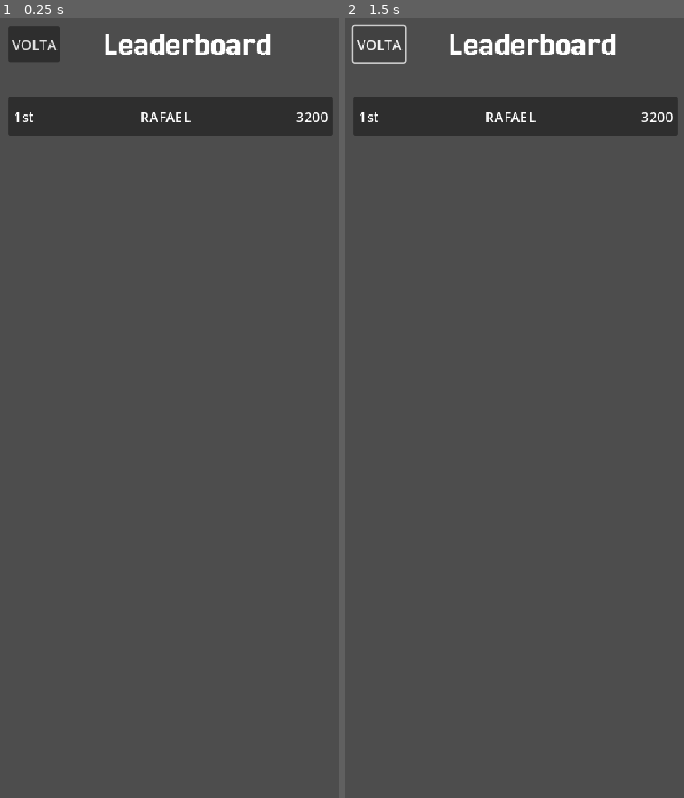
Above: before the commit, frames 1-2 (left to right).
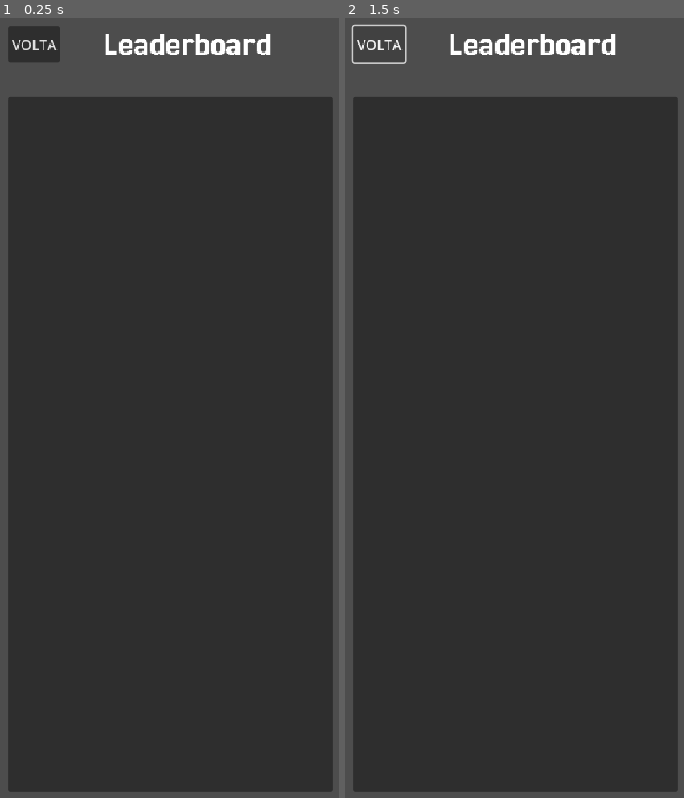
Above: after the commit, the same moments.

Repository: Juawo/space-shooter
Game: Godot game, scene res://scenes/ui/Leaderboard/leaderboard.tscn
Same seed, same stepped clock (60 frames per second), same inputs: the game is played once before the commit and once after it. This scene is started directly instead of the project's main scene.
Inputs:
- Up to frame 1 (0.25 s): no input
- Up to frame 2 (1.5 s): click "VOLTA" at 0.5 s; tap Enter at 1.25 s; hold Right (ui_right) from 1.28 s (still down)

The runs differ from the first frame. In frame 1, 81% of the frame differs, in the area x 2-99%, y 12-100%; in frame 2, 81%.

Commit message:
Refactor leaderboard and player registration scenes; update API integration and save manager for improved functionality

Diff:
--- a/scenes/ui/Leaderboard/leaderboard.tscn
+++ b/scenes/ui/Leaderboard/leaderboard.tscn
@@ -1,8 +1,7 @@
-[gd_scene load_steps=4 format=3 uid="uid://c3hvl54is461g"]
+[gd_scene load_steps=3 format=3 uid="uid://c3hvl54is461g"]
 
 [ext_resource type="FontFile" uid="uid://d30hgfkq7jl3v" path="res://assets/ui/fonts/Jersey_25/Jersey25-Regular.ttf" id="1_56s4t"]
 [ext_resource type="Script" uid="uid://bsx2i8a6wuf2h" path="res://scripts/ui/Leaderboard/leaderboard.gd" id="1_eprmh"]
-[ext_resource type="PackedScene" uid="uid://b46evhfp1l253" path="res://scenes/ui/Leaderboard/leaderboard_row.tscn" id="2_rt7n8"]
 
 [node name="Leaderboard" type="Control"]
 layout_mode = 3
@@ -46,14 +45,27 @@
 text = "Leaderboard"
 horizontal_alignment = 1
 
-[node name="ScrollContainer" type="ScrollContainer" parent="MarginContainer/VBoxContainer"]
+[node name="Panel" type="Panel" parent="MarginContainer/VBoxContainer"]
 layout_mode = 2
 size_flags_vertical = 3
 
-[node name="VBoxContainer" type="VBoxContainer" parent="MarginContainer/VBoxContainer/ScrollContainer"]
+[node name="MarginContainer" type="MarginContainer" parent="MarginContainer/VBoxContainer/Panel"]
+layout_mode = 1
+anchors_preset = 15
+anchor_right = 1.0
+anchor_bottom = 1.0
+grow_horizontal = 2
+grow_vertical = 2
+theme_override_constants/margin_left = 10
+theme_override_constants/margin_top = 10
+theme_override_constants/margin_right = 10
+theme_override_constants/margin_bottom = 10
+
+[node name="ScrollContainer" type="ScrollContainer" parent="MarginContainer/VBoxContainer/Panel/MarginContainer"]
+layout_mode = 2
+size_flags_vertical = 3
+
+[node name="VBoxContainer" type="VBoxContainer" parent="MarginContainer/VBoxContainer/Panel/MarginContainer/ScrollContainer"]
 layout_mode = 2
 size_flags_horizontal = 3
 size_flags_vertical = 3
-
-[node name="LeaderboardRow" parent="MarginContainer/VBoxContainer/ScrollContainer/VBoxContainer" instance=ExtResource("2_rt7n8")]
-layout_mode = 2
--- a/scenes/ui/Leaderboard/leaderboard_row.tscn
+++ b/scenes/ui/Leaderboard/leaderboard_row.tscn
@@ -1,16 +1,17 @@
-[gd_scene load_steps=2 format=3 uid="uid://b46evhfp1l253"]
+[gd_scene load_steps=3 format=3 uid="uid://b46evhfp1l253"]
 
 [ext_resource type="Script" uid="uid://drixw8vn2r37j" path="res://scripts/ui/Leaderboard/leaderboard_row.gd" id="1_2i4rx"]
+[ext_resource type="FontFile" uid="uid://d30hgfkq7jl3v" path="res://assets/ui/fonts/Jersey_25/Jersey25-Regular.ttf" id="2_1trfm"]
 
 [node name="LeaderboardRow" type="Control"]
-custom_minimum_size = Vector2(250, 45)
+custom_minimum_size = Vector2(230, 45)
 layout_mode = 3
-anchors_preset = 14
-anchor_top = 0.5
+anchors_preset = 10
 anchor_right = 1.0
-anchor_bottom = 0.5
+offset_bottom = 45.0
 grow_horizontal = 2
-grow_vertical = 2
+pivot_offset = Vector2(-268, 52)
+size_flags_horizontal = 3
 script = ExtResource("1_2i4rx")
 
 [node name="Panel" type="Panel" parent="."]
@@ -39,17 +40,26 @@
 layout_mode = 2
 theme_override_constants/separation = 60
 
-[node name="position" type="Label" parent="MarginContainer/HBoxContainer"]
+[node name="rank_label" type="Label" parent="MarginContainer/HBoxContainer"]
 layout_mode = 2
 size_flags_horizontal = 0
+theme_override_fonts/font = ExtResource("2_1trfm")
+theme_override_font_sizes/font_size = 18
 text = "1st"
 
-[node name="name" type="Label" parent="MarginContainer/HBoxContainer"]
+[node name="nickname_label" type="Label" parent="MarginContainer/HBoxContainer"]
 layout_mode = 2
-size_flags_horizontal = 6
+size_flags_horizontal = 3
+theme_override_fonts/font = ExtResource("2_1trfm")
+theme_override_font_sizes/font_size = 18
 text = "RAFAEL"
+horizontal_alignment = 1
+clip_text = true
+text_overrun_behavior = 1
 
-[node name="score" type="Label" parent="MarginContainer/HBoxContainer"]
+[node name="high_score_label" type="Label" parent="MarginContainer/HBoxContainer"]
 layout_mode = 2
 size_flags_horizontal = 8
+theme_override_fonts/font = ExtResource("2_1trfm")
+theme_override_font_sizes/font_size = 18
 text = "3200"
--- a/scripts/game/api-manager.gd
+++ b/scripts/game/api-manager.gd
@@ -2,19 +2,22 @@
 
 signal highscores_received(data)
 
-var API_URL_BASE := "https://madalyn-thoroughgoing-continuedly.ngrok-free.dev"
+var API_URL_BASE := "https://madalyn-thoroughgoing-continuedly.ngrok-free.dev/"
 var headers_base = ["Content-Type: application/json"]
 
 var player_create_dto : Dictionary = {
-	"nickname" : "Joaopaulo",
+	"nickname" : "Jpp",
 	"country" : "Brasil",
-	"age" : 20
+	"age" : 19
 }
+
+func _ready() -> void:
+	if SaveManager.player_id == "":
+		register_player(player_create_dto)
 
 func register_player(data : Dictionary):
 	var request = HTTPRequest.new()
 	add_child(request)
-
 	request.request_completed.connect(_on_register_request_completed)
 
 	var url = API_URL_BASE+"/api/Player"
@@ -31,7 +34,7 @@
 
 	var json = JSON.parse_string(body.get_string_from_utf8())
 	if json:
-		# Salvando o ID retornado pela sua API (PlayerDto)
+		# Salvando o ID retornado pela  API (PlayerDto)
 		SaveManager.player_id = json.playerId
 		SaveManager.player_nickname = json.nickname
 		SaveManager.save_data()
@@ -66,19 +69,25 @@
 		print("HighScore atualizado com sucesso (PUT)!")
 	request_node.queue_free()
 
-func get_all_highscores():
+func get_leaderboard():
 	var request = HTTPRequest.new()
 	add_child(request)
 	request.request_completed.connect(_on_all_score_sync.bind(request))
 
-	var url = API_URL_BASE+"/api/HighScore/%s" % [SaveManager.player_id]
+	print("ID : " + SaveManager.player_id)
+
+	var url = API_URL_BASE+"api/HighScore/leaderboard/%s" % [SaveManager.player_id]
+	print(url)
+
 	var err = request.request(url, headers_base, HTTPClient.METHOD_GET)
 	if err != OK:
 		printerr("GET HIGHSCORE - Erro ao iniciar a requisicao HTTP")
 
 func _on_all_score_sync(result, response_code, headers, body, request_node):
+	print("Status code : " + str(response_code))
 	if response_code == 200:
 		var json = JSON.parse_string(body.get_string_from_utf8())
 		highscores_received.emit(json)
+		print(json)
 
 	request_node.queue_free()
--- a/scripts/game/save-manager.gd
+++ b/scripts/game/save-manager.gd
@@ -13,7 +13,6 @@
 	# OS.SYSTEM_DIR_DOWNLOADS pega a pasta correta no Ubuntu ou Android
 	var download_dir = OS.get_system_dir(OS.SYSTEM_DIR_DOWNLOADS)
 	file_path = download_dir + "/space-shooter-save.json"
-	print("O arquivo será salvo em: ", file_path)
 	load_data()
 
 func save_data () -> void:
--- a/scripts/ui/Leaderboard/leaderboard.gd
+++ b/scripts/ui/Leaderboard/leaderboard.gd
@@ -1,13 +1,17 @@
 extends Control
 
-@onready var v_box_container: VBoxContainer = $MarginContainer/VBoxContainer/ScrollContainer/VBoxContainer
+@onready var v_box_container: VBoxContainer = $MarginContainer/VBoxContainer/Panel/MarginContainer/ScrollContainer/VBoxContainer
 var row_scene := preload("res://scenes/ui/Leaderboard/leaderboard_row.tscn")
 
 func _ready() -> void:
 	ApiManager.highscores_received.connect(populate_leaderboard)
+	ApiManager.get_leaderboard()
 
-func populate_leaderboard(data : Dictionary):
-	for player in data:
+func populate_leaderboard(data : Array):
+	if  data is not Array:
+		printerr("Leaderboard recebida nao e um array!")
+		return
+	for i in range(len(data)):
 		var new_scene = row_scene.instantiate()
-
 		v_box_container.add_child(new_scene)
+		new_scene.populate(data[i], i+1)
--- a/scripts/ui/Leaderboard/leaderboard_row.gd
+++ b/scripts/ui/Leaderboard/leaderboard_row.gd
@@ -1 +1,31 @@
 extends Control
+
+@export var rank_pos : String
+@export var nickname : String
+@export var high_score : int
+@export var base_color : Color
+
+@onready var rank_label: Label = $MarginContainer/HBoxContainer/rank_label
+@onready var nickname_label: Label = $MarginContainer/HBoxContainer/nickname_label
+@onready var high_score_label: Label = $MarginContainer/HBoxContainer/high_score_label
+
+func populate(data : Dictionary, rank : int) :
+	rank_label.text = rank_text(rank)
+	#rank_label.theme_override_colors.font_color = base_color
+
+	nickname_label.text = str(data.playerNickname)
+	#nickname_label.theme_override_colors.font_color = base_color
+
+	high_score_label.text = str(int(data.highScoreValue))
+	#high_score_label.theme_override_colors.font_color = base_color
+
+func rank_text(rank : int) -> String:
+	match rank:
+		1 :
+			return str(rank) + "st"
+		2 :
+			return str(rank) + "nd"
+		3 :
+			return str(rank) + "rd"
+		_:
+			return str(rank) + "th"
